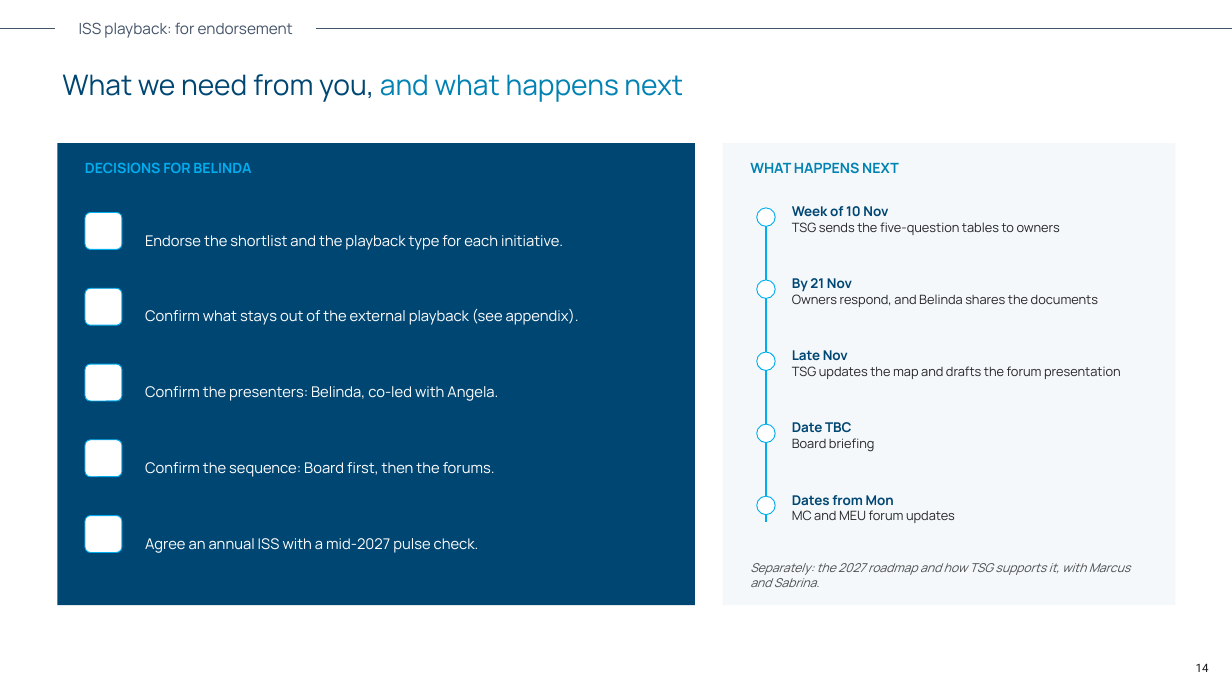
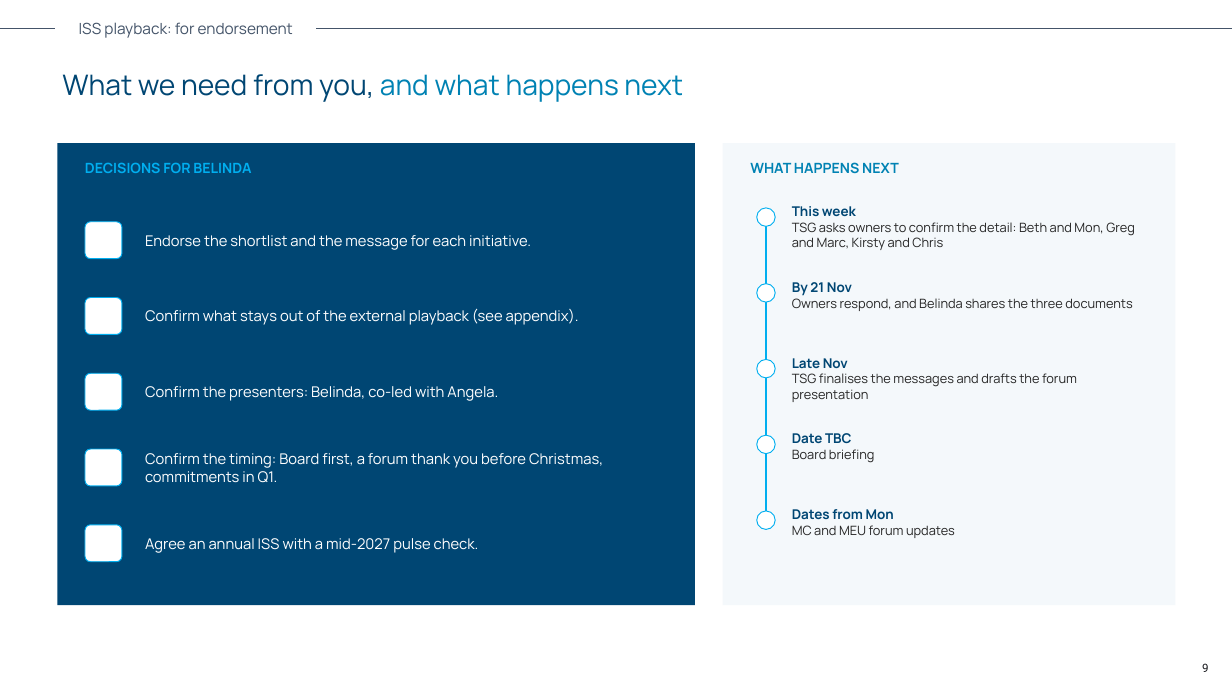
Before and after one commit to alyciawolf02/claude, a slide deck: slide 9 of outputs/ISS_Playback_For_Endorsement.pptx (slide 14 before the commit). Drawn at 1232x693 pixels with LibreOffice and Linux fonts; fonts in the diff are those of the drawing. Boxes give left, top, right and bottom in pixels: in the first picture for what was removed or moved away, otherwise in the second. Text is boxed around its words. In the diff, an @@ line names an element or a change of style, - is before the commit and + after.

```diff
--- a/outputs/ISS_Playback_For_Endorsement.pptx
+++ b/outputs/ISS_Playback_For_Endorsement.pptx
@@ text at <box>792,206,1135,250</box>: text changed @@
-Week of 10 Nov
-TSG sends the five-question tables to owners
+This week
+TSG asks owners to confirm the detail: Beth and Mon, Greg and Marc, Kirsty and Chris
@@ text at <box>145,235,531,250</box>: text changed @@
-Endorse the shortlist and the playback type for each initiative.
+Endorse the shortlist and the message for each initiative.
@@ ellipse: place and size @@
-ellipse at <box>757,280,775,299</box>
+ellipse at <box>757,284,775,302</box>
@@ text at <box>792,295,1132,311</box>: text changed @@
-Owners respond, and Belinda shares the documents
+Owners respond, and Belinda shares the three documents
@@ text "Late Nov": place and size @@
-text "Late Nov" at <box>792,350,1121,379</box>
+text "Late Nov" at <box>792,358,1077,402</box>
@@ text at <box>792,373,1077,402</box>: text changed @@
-TSG updates the map and drafts the forum presentation
+TSG finalises the messages and drafts the forum presentation
@@ 5 rounded rectangles, 2 ellipses: place and size @@
-5 rounded rectangles, 2 ellipses at <box>85,213,775,553</box>
+5 rounded rectangles, 2 ellipses at <box>85,222,775,562</box>
@@ text "Date TBC": place and size @@
-text "Date TBC" at <box>792,422,875,452</box>
+text "Date TBC" at <box>792,433,875,463</box>
@@ text at <box>145,453,603,483</box>: text changed @@
-Confirm the sequence: Board first, then the forums.
+Confirm the timing: Board first, a forum thank you before Christmas, commitments in Q1.
@@ text "Dates from Mon": place and size @@
-text "Dates from Mon" at <box>792,495,955,523</box>
+text "Dates from Mon" at <box>792,509,955,538</box>
@@ ellipse: place and size @@
-ellipse at <box>757,496,775,515</box>
+ellipse at <box>757,511,775,530</box>
@@ text removed at <box>750,563,1131,587</box> @@
-Separately: the 2027 roadmap and how TSG supports it, with Marcus and Sabrina.
@@ page number at <box>1202,663,1209,672</box>: text changed @@
-14
+9
```
Also in this commit, not shown: 6 other slides changed, 6 slides removed.
